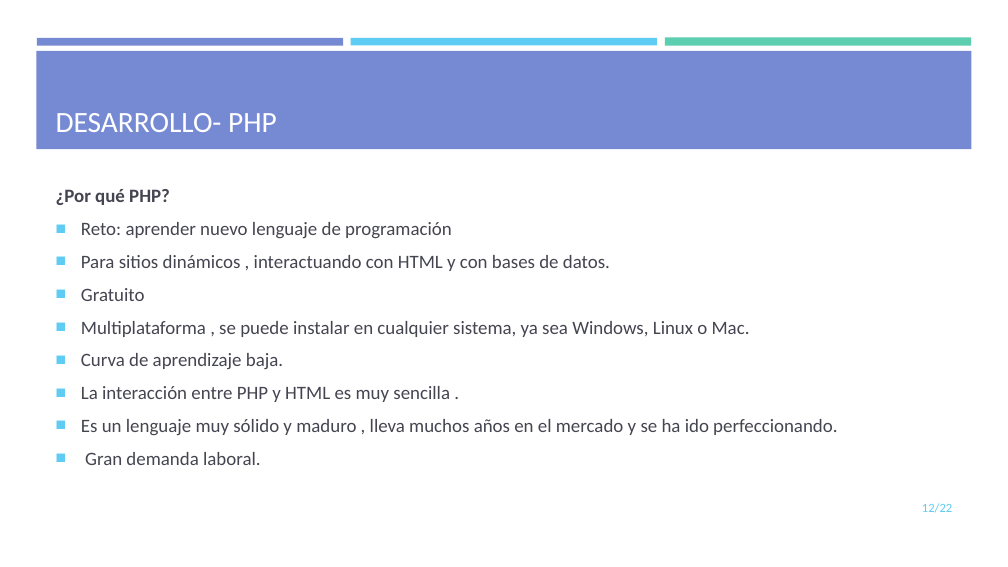
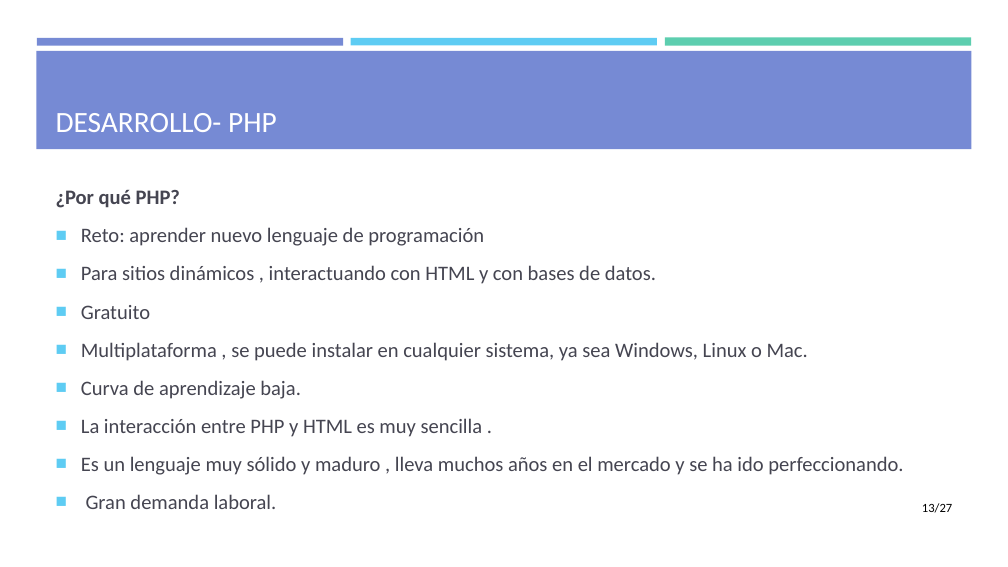
Before and after one commit to mdlunag/tfg, a slide deck: slide 13 of tfg_presentacio.pptx (slide 12 before the commit). Drawn at 1008x567 pixels with LibreOffice and Linux fonts; fonts in the diff are those of the drawing. Boxes give left, top, right and bottom in pixels: in the first picture for what was removed or moved away, otherwise in the second. Text is boxed around its words. In the diff, an @@ line names an element or a change of style, - is before the commit and + after.

```diff
--- a/tfg_presentacio.pptx
+++ b/tfg_presentacio.pptx
@@ text "¿Por qué PHP?" at [56, 190, 903, 509]: size 18 to 19.6 pt; line spacing 1 to 26.4pt @@
@@ page number at [922, 503, 952, 513]: text changed; text colour #5ECCF3 to #000000 @@
-12/22
+13/27
```
Also in this commit, not shown: 19 other slides changed, 5 slides added, 1 other file.
